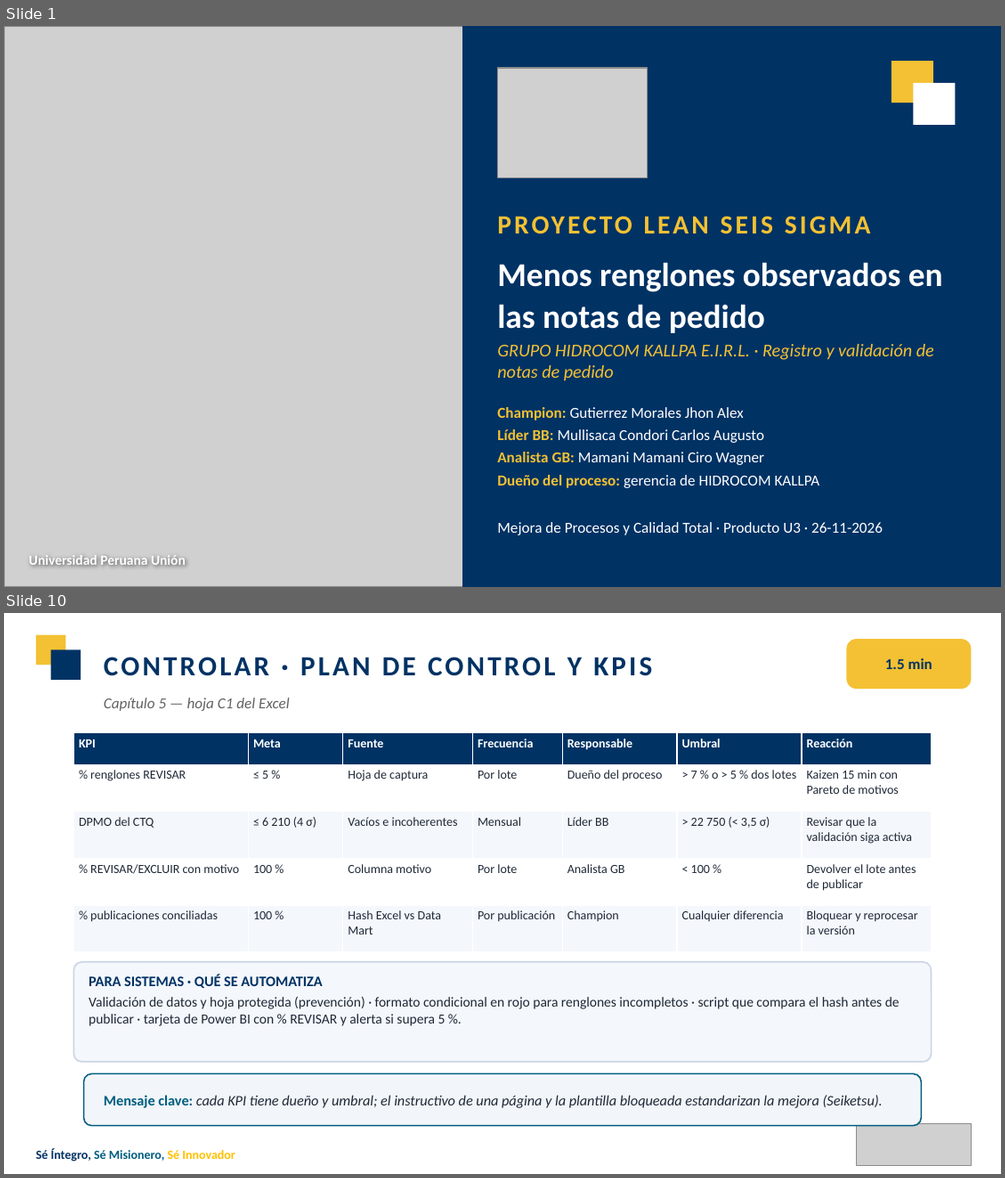
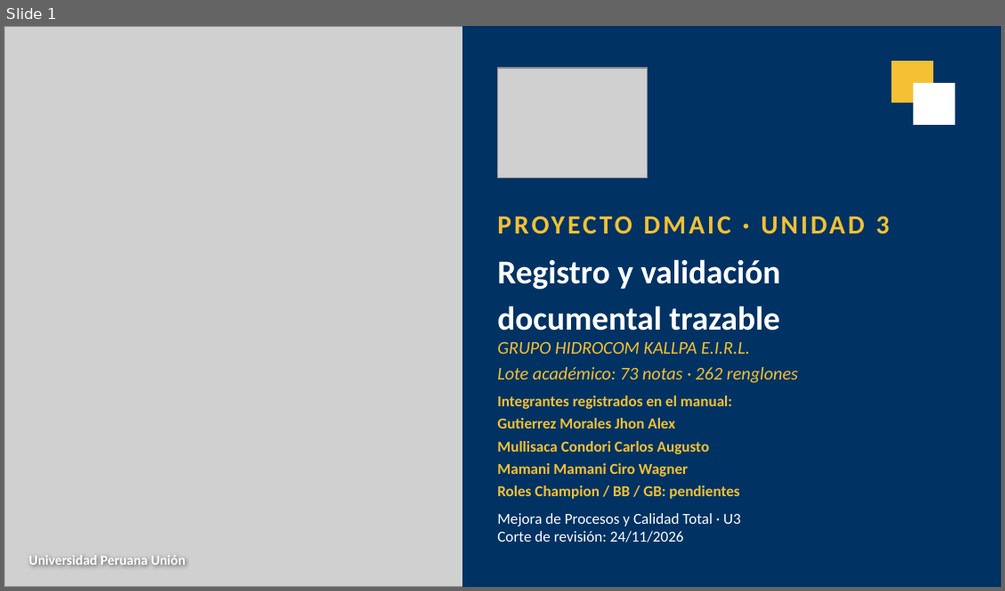
Before and after one commit to Nunclear/hidrocom-mejora-procesos-u3, a slide deck: 04_Producto_Final/U3_Presentacion_HIDROCOM.pptx. Shown one above the other, each under a label of ours: slides 1 and 10 before the commit, slide 1 after it; the slides between them are not shown. The pictures are 1005x1178 and 1005x591 pixels, drawn with LibreOffice and Linux fonts; fonts in the diff are those of the drawing; grey boxes stand for pictures. Boxes give left, top, right and bottom in pixels: in the first picture for what was removed or moved away, otherwise in the second. Text is boxed around its words. In the diff, an @@ line names an element or a change of style, - is before the commit and + after.

Commit message:
Integrar tres paquetes U3 completos, dashboard y validación reproducible

```diff
--- a/04_Producto_Final/U3_Presentacion_HIDROCOM.pptx
+++ b/04_Producto_Final/U3_Presentacion_HIDROCOM.pptx
@@ slide 10 removed at bbox=[4, 613, 1001, 1174], background #FFFFFF @@
@@ rectangle removed at bbox=[36, 635, 65, 665] @@
@@ rounded rectangle removed at bbox=[846, 639, 971, 689] @@
@@ rectangle removed at bbox=[51, 649, 81, 680] @@
@@ text removed at bbox=[567, 657, 582, 675] @@
-CONTROLAR · PLAN DE CONTROL Y KPIS
@@ text removed at bbox=[885, 658, 932, 669] @@
-1.5 min
@@ text removed at bbox=[104, 698, 290, 711] @@
-Capítulo 5 — hoja C1 del Excel
@@ table removed at bbox=[73, 732, 931, 952], 5 rows, 7 columns @@
-KPI | Meta | Fuente | Frecuencia | Responsable | Umbral | Reacción
-% renglones REVISAR | ≤ 5 % | Hoja de captura | Por lote | Dueño del proceso | > 7 % o > 5 % dos lotes | Kaizen 15 min con Pareto de motivos
-DPMO del CTQ | ≤ 6 210 (4 σ) | Vacíos e incoherentes | Mensual | Líder BB | > 22 750 (< 3,5 σ) | Revisar que la validación siga activa
-% REVISAR/EXCLUIR con motivo | 100 % | Columna motivo | Por lote | Analista GB | < 100 % | Devolver el lote antes de publicar
-% publicaciones conciliadas | 100 % | Hash Excel vs Data Mart | Por publicación | Champion | Cualquier diferencia | Bloquear y reprocesar la versión
@@ rounded rectangle removed at bbox=[73, 962, 931, 1062] @@
@@ text removed at bbox=[89, 974, 899, 1026] @@
-PARA SISTEMAS · QUÉ SE AUTOMATIZA
-Validación de datos y hoja protegida (prevención) · formato condicional en rojo para renglones incompletos · script que compara el hash antes de publicar · tarjeta de Power BI con % REVISAR y alerta si supera 5 %.
@@ rounded rectangle removed at bbox=[84, 1073, 921, 1126] @@
@@ text removed at bbox=[104, 1094, 882, 1108] @@
-Mensaje clave: cada KPI tiene dueño y umbral; el instructivo de una página y la plantilla bloqueada estandarizan la mejora (Seiketsu).
@@ picture removed at bbox=[857, 1123, 971, 1165] @@
@@ text removed at bbox=[36, 1148, 235, 1161] @@
-Sé Íntegro, Sé Misionero, Sé Innovador
@@ slide 1 changed as well @@
@@ text at bbox=[876, 216, 890, 234]: text changed @@
-PROYECTO LEAN SEIS SIGMA
+PROYECTO DMAIC · UNIDAD 3
@@ text at bbox=[497, 259, 780, 330]: text changed @@
-Menos renglones observados en las notas de pedido
+Registro y validación
+documental trazable
@@ text at bbox=[497, 342, 798, 383]: text changed @@
-GRUPO HIDROCOM KALLPA E.I.R.L. · Registro y validación de notas de pedido
+GRUPO HIDROCOM KALLPA E.I.R.L.
+Lote académico: 73 notas · 262 renglones
@@ text at bbox=[497, 395, 739, 499]: text changed; text colour #FFFFFF to #F3C133; bold on @@
-Champion: Gutierrez Morales Jhon Alex
-Líder BB: Mullisaca Condori Carlos Augusto
-Analista GB: Mamani Mamani Ciro Wagner
-Dueño del proceso: gerencia de HIDROCOM KALLPA
+Integrantes registrados en el manual:
+Gutierrez Morales Jhon Alex
+Mullisaca Condori Carlos Augusto
+Mamani Mamani Ciro Wagner
+Roles Champion / BB / GB: pendientes
@@ text at bbox=[497, 513, 741, 542]: text changed @@
-Mejora de Procesos y Calidad Total · Producto U3 · 26-11-2026
+Mejora de Procesos y Calidad Total · U3
+Corte de revisión: 24/11/2026
```
Also in this commit, not shown: 12 slides added, 11 other slides removed, 46 other files.
